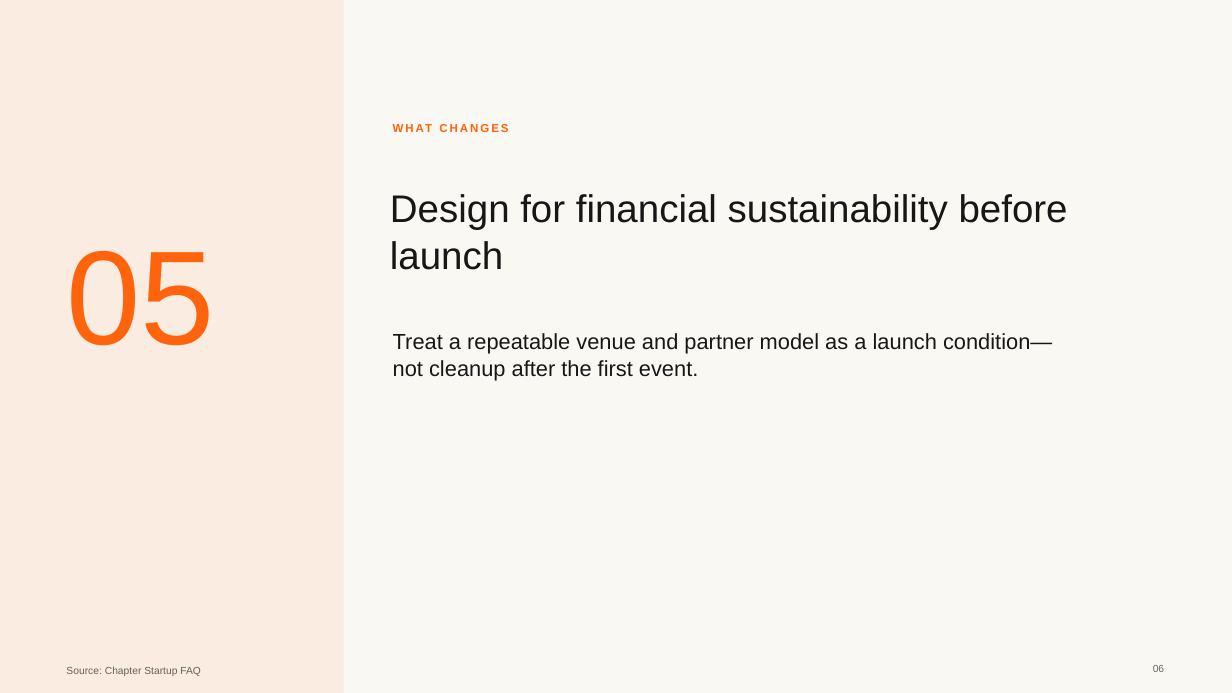
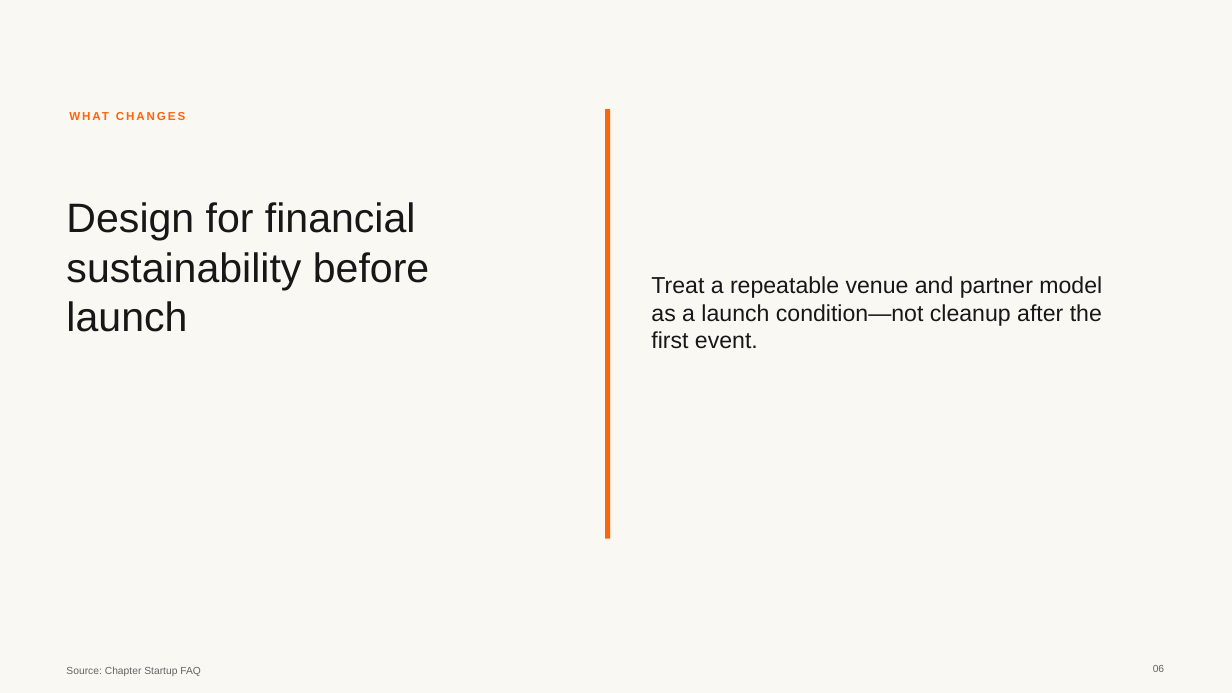
Before and after one commit to daniel-p-green/OAI-Build-Week-2026, a slide deck: slide 6 of artifacts/spikes/intent-profile-review-2026-07-15/client-pitch.pptx. Drawn at 1232x693 pixels with LibreOffice and Linux fonts; fonts in the diff are those of the drawing. Boxes give left, top, right and bottom in pixels: in the first picture for what was removed or moved away, otherwise in the second. Text is boxed around its words. In the diff, an @@ line names an element or a change of style, - is before the commit and + after.

```diff
--- a/artifacts/spikes/intent-profile-review-2026-07-15/client-pitch.pptx
+++ b/artifacts/spikes/intent-profile-review-2026-07-15/client-pitch.pptx
@@ rectangle removed at (0,0,344,693) @@
@@ text "WHAT CHANGES" rewrapped from (393,118,910,137) to (69,106,555,125) @@
@@ rectangle added at (605,109,611,539), fill #FF640D @@
@@ text "Design for financial sustainability before ...": place and size @@
-text "Design for financial sustainability before ..." at (390,194,1068,270)
+text "Design for financial sustainability before ..." at (66,202,429,332)
@@ text "Design for financial sustainability before ..." at (66,202,429,332): size 30 to 32 pt @@
@@ text "Treat a repeatable venue and ...": place and size @@
-text "Treat a repeatable venue and ..." at (393,333,1052,380)
+text "Treat a repeatable venue and ..." at (651,276,1102,349)
@@ text "Treat a repeatable venue and ..." at (651,276,1102,349): size 17 to 18 pt; vertical alignment top to middle @@
@@ text removed at (66,251,214,346) @@
-05
```
Also in this commit, not shown: 2 other slides changed, 28 other files.
